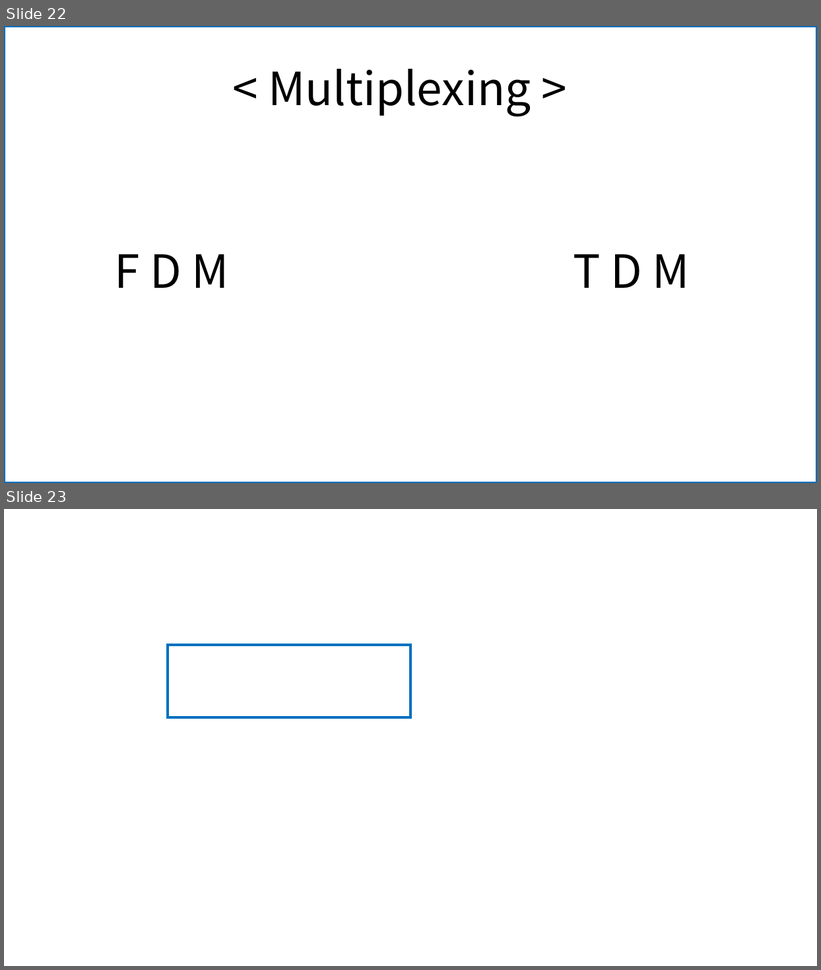
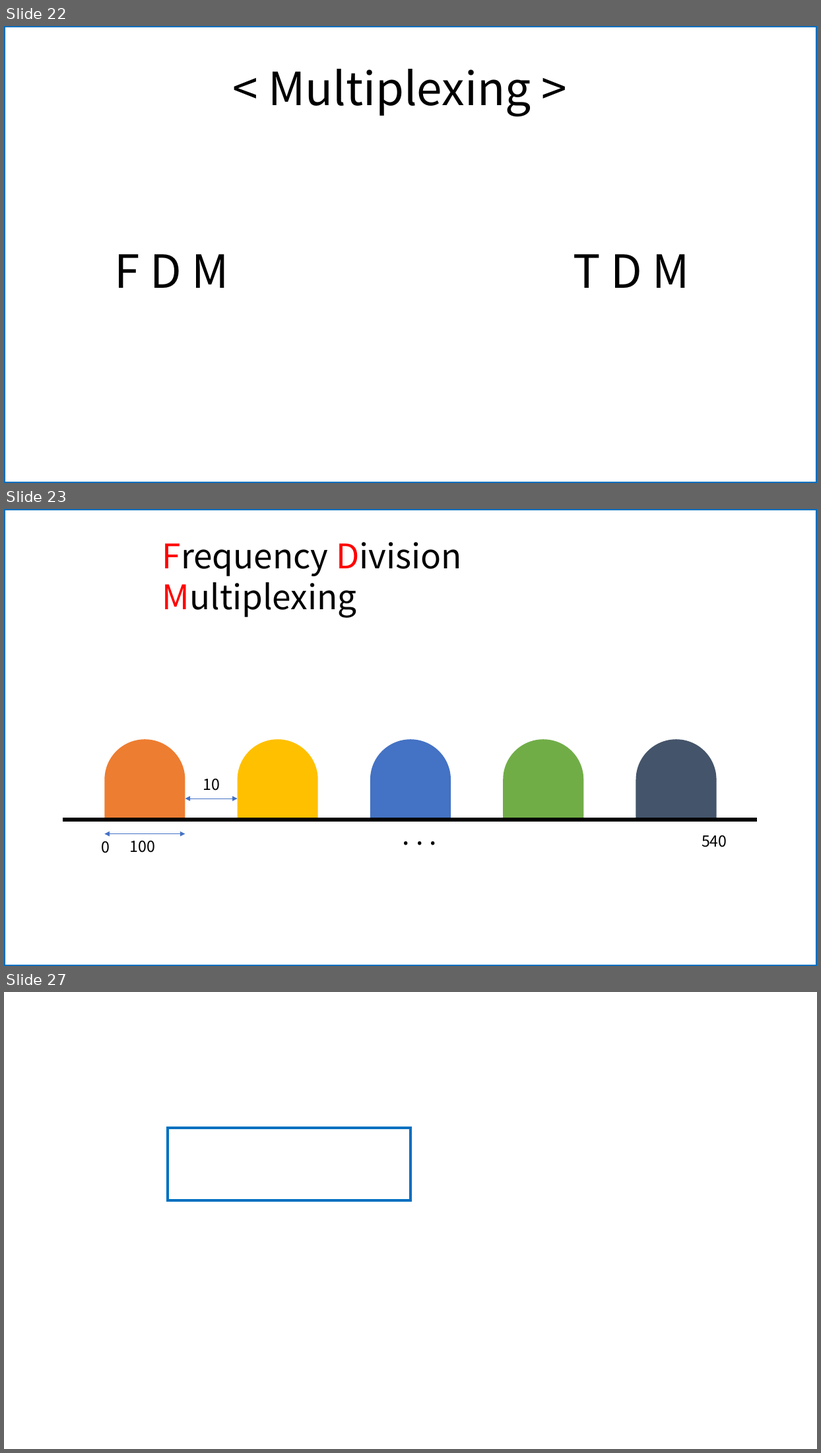
Before and after one commit to SSH1997/boostcamp_CS_study_files, a slide deck: 1. 네트워크/J103_RemoteSignal.pptx. Shown one above the other, each under a label of ours: slides 22 and 23 before the commit, slides 22, 23 and 27 after it; the slides between them are not shown. The pictures are 821x970 and 821x1453 pixels, drawn with LibreOffice and Linux fonts; fonts in the diff are those of the drawing; background and template pictures are left out. Boxes give left, top, right and bottom in pixels: in the first picture for what was removed or moved away, otherwise in the second. Text is boxed around its words. In the diff, an @@ line names an element or a change of style, - is before the commit and + after.

```diff
--- a/1. 네트워크/J103_RemoteSignal.pptx
+++ b/1. 네트워크/J103_RemoteSignal.pptx
@@ slide 23 added at (4, 509, 817, 966), background #FFFFFF @@
@@ rectangle added at (4, 509, 817, 966), outline #0070C0 3 pt @@
@@ text added at (162, 542, 462, 618), 40 pt, text #000000 @@
+Frequency Division Multiplexing
@@ flow chart delay added at (104, 739, 185, 820), fill #ED7D31 @@
@@ flow chart delay added at (238, 739, 318, 820), fill #FFC000 @@
@@ flow chart delay added at (370, 739, 451, 820), fill #4472C4 @@
@@ flow chart delay added at (503, 739, 583, 820), fill #70AD47 @@
@@ flow chart delay added at (636, 739, 717, 820), fill #44546A @@
@@ text added at (203, 778, 220, 791), 18 pt, text #000000 @@
+10
@@ double arrow added from (185, 799) to (238, 799), #4472C4 0.5 pt @@
@@ line added from (63, 820) to (757, 820), #000000 4.5 pt @@
@@ text added at (396, 815, 492, 854), 32 pt, text #000000 @@
+. . .
@@ text added at (102, 841, 110, 854), 18 pt, text #000000 @@
+0
@@ double arrow added from (104, 834) to (185, 834), #4472C4 0.5 pt @@
@@ text added at (130, 840, 155, 853), 18 pt, text #000000 @@
+100
@@ text added at (702, 835, 727, 848), 18 pt, text #000000 @@
+540
@@ what was slide 23 is now slide 27 @@
```
Also in this commit, not shown: 3 other slides added.
